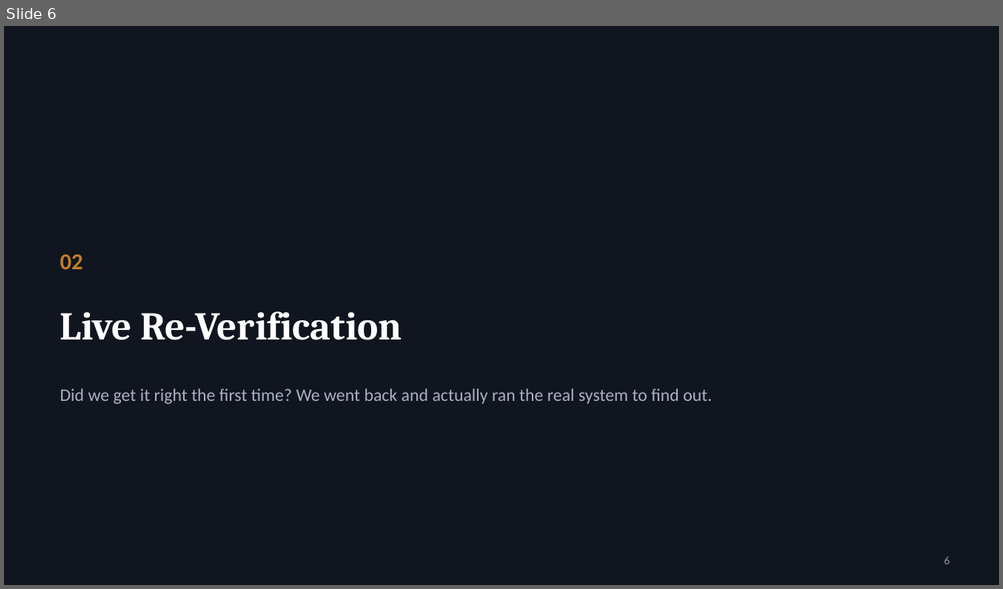
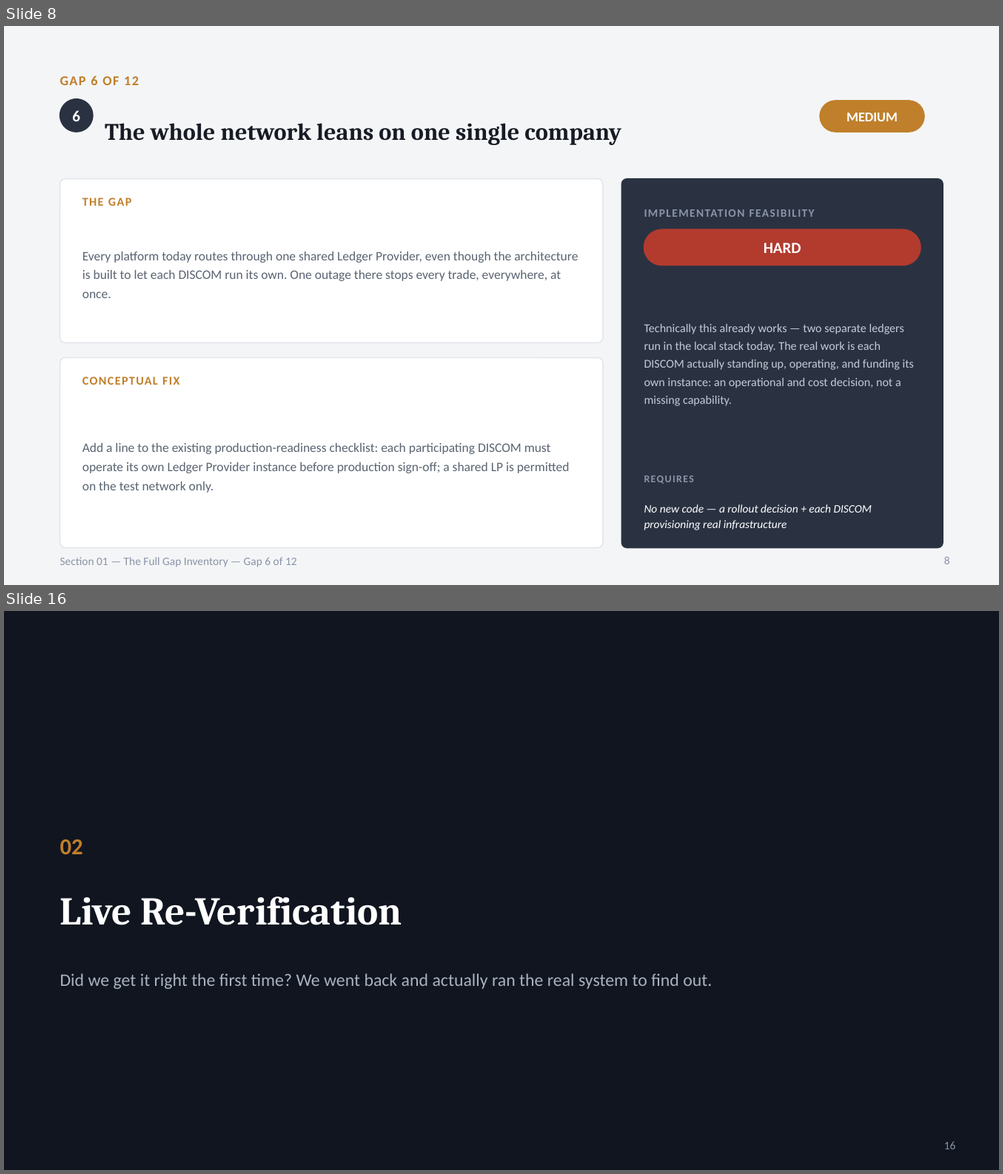
Before and after one commit to Sanjay-dev22/personal-deg, a slide deck: p2p-energy-trading-review/P2P-Energy-Trading-Software-Gaps.pptx. Shown one above the other, each under a label of ours: slide 6 before the commit, slides 8 and 16 after it; the slides between them are not shown. The pictures are 1003x589 and 1003x1174 pixels, drawn with LibreOffice and Linux fonts; fonts in the diff are those of the drawing. Boxes give left, top, right and bottom in pixels: in the first picture for what was removed or moved away, otherwise in the second. Text is boxed around its words. In the diff, an @@ line names an element or a change of style, - is before the commit and + after.

```diff
--- a/p2p-energy-trading-review/P2P-Energy-Trading-Software-Gaps.pptx
+++ b/p2p-energy-trading-review/P2P-Energy-Trading-Software-Gaps.pptx
@@ slide 8 added at [4,26,999,585], background #F4F5F7 @@
@@ text added at [60,76,139,85], 13 pt, text #C07F2A, bold @@
+GAP 6 OF 12
@@ ellipse added at [60,99,93,132], fill #2A3242, outline #2A3242 1 pt @@
@@ text added at [72,110,80,121], 15 pt, text #FFFFFF, bold @@
+6
@@ rounded rectangle added at [819,101,924,132], fill #C07F2A, outline #C07F2A 1 pt @@
@@ text added at [846,113,897,121], 13 pt, text #FFFFFF, bold @@
+MEDIUM
@@ text added at [105,123,621,145], 23 pt, text #171B24, bold @@
+The whole network leans on one single company
@@ rounded rectangle added at [60,179,603,343], fill #FFFFFF, outline #E2E4E8 1 pt @@
@@ rounded rectangle added at [622,179,943,548], fill #2A3242, outline #2A3242 1 pt @@
@@ text added at [82,198,131,206], 11.5 pt, text #C07F2A, bold @@
+THE GAP
@@ text added at [644,210,814,217], 11 pt, text #8A94A6, bold @@
+IMPLEMENTATION FEASIBILITY
@@ rounded rectangle added at [644,230,921,266], fill #B23B2E, outline #B23B2E 1 pt @@
@@ text added at [763,243,801,253], 15 pt, text #FFFFFF, bold @@
+HARD
@@ text added at [82,252,578,298], 12.5 pt, text #5A6472 @@
+Every platform today routes through one shared Ledger Provider, even though the architecture is built to let each DISCOM run its own. One outage there stops every trade, everywhere, at once.
@@ text added at [644,324,913,406], 11.5 pt, text #C3CAD6 @@
+Technically this already works — two separate ledgers run in the local stack today. The real work is each DISCOM actually standing up, operating, and funding its own instance: an operational and cost decision, not a missing capability.
@@ rounded rectangle added at [60,358,603,548], fill #FFFFFF, outline #E2E4E8 1 pt @@
@@ text added at [82,377,179,385], 11.5 pt, text #C07F2A, bold @@
+CONCEPTUAL FIX
@@ text added at [82,443,569,493], 12.5 pt, text #5A6472 @@
+Add a line to the existing production-readiness checklist: each participating DISCOM must operate its own Ledger Provider instance before production sign-off; a shared LP is permitted on the test network only.
@@ text added at [644,476,694,484], 10 pt, text #8A94A6, bold @@
+REQUIRES
@@ text added at [644,505,872,531], 11 pt, text #FFFFFF, italic @@
+No new code — a rollout decision + each DISCOM provisioning real infrastructure
@@ text added at [60,557,297,568], 11 pt, text #8A94A6 @@
+Section 01 — The Full Gap Inventory — Gap 6 of 12
@@ page number added at [944,557,950,565], 11 pt, text #8A94A6 @@
+8
@@ what was slide 6 is now slide 16 @@
@@ page number at [944,1142,956,1150]: text changed @@
-6
+16
```
Also in this commit, not shown: 5 slides changed, 12 other slides added, 3 slides removed, 1 other file.
